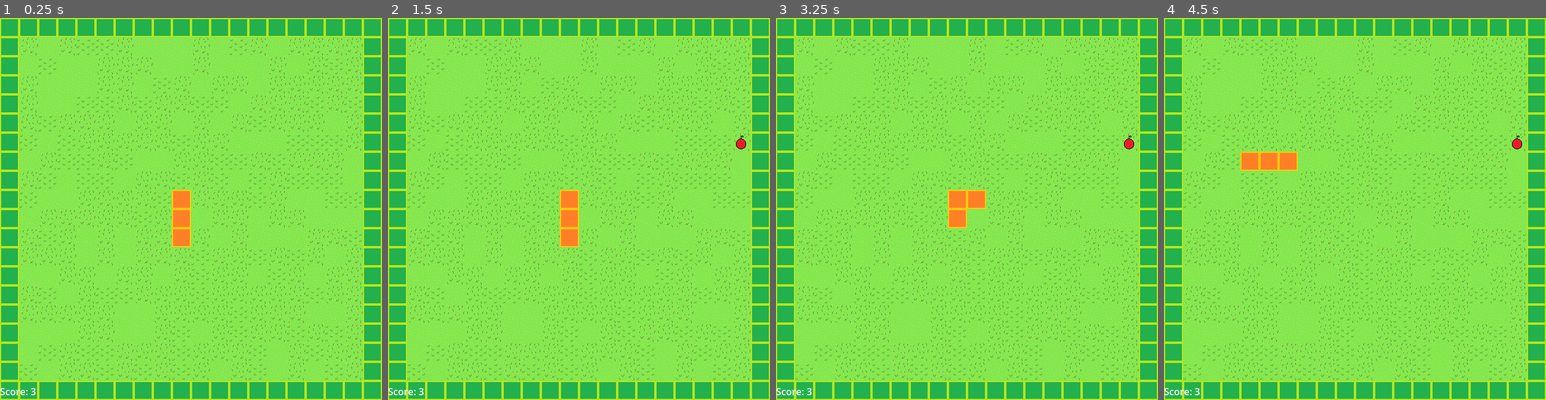
Above: before the commit, frames 1-4 (left to right).
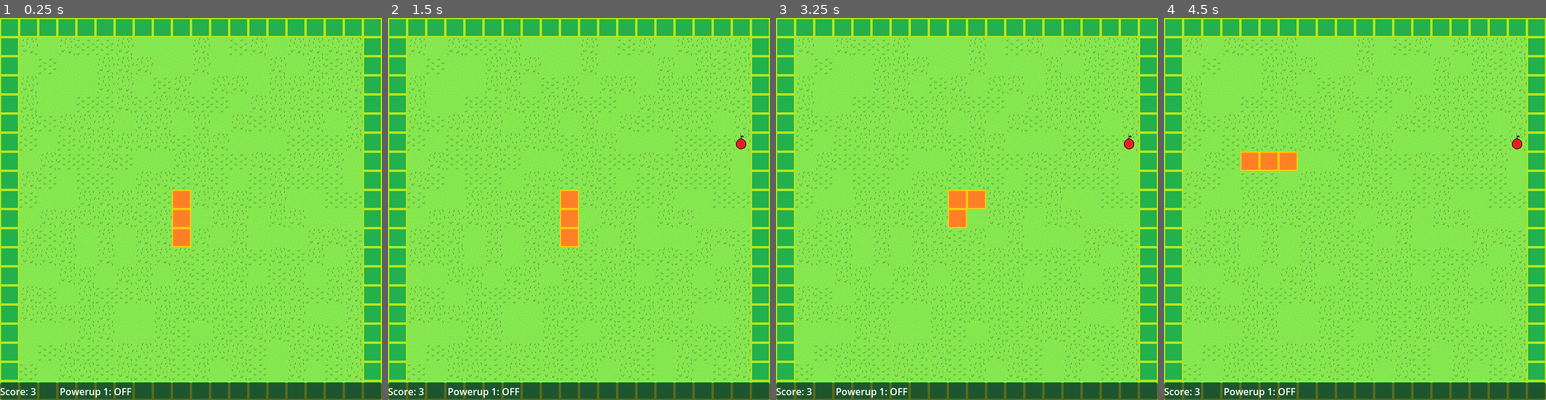
Above: after the commit, the same moments.

Repository: sethbabauta/snake-run
Game: Godot game, scene res://Scenes/snakeo.tscn
Two runs of this game, one before a commit and one after it. Both use one fixed random seed, a clock stepped at 60 frames per second and the inputs below. This scene is started directly instead of the project's main scene.
Inputs:
- Up to frame 1 (0.25 s): no input
- Up to frame 2 (1.5 s): tap Enter at 0.5 s; hold D (turn_right) 0.53-1.28 s; hold Shift (drop_item) 0.53-1.28 s; tap Space (use_item) at 1.25, 1.35 s; hold S (turn_down) from 1.28 s (still down)
- Up to frame 3 (3.25 s): tap Enter at 2 s; release S (turn_down) at 2.03 s; hold D (turn_right) 2.03-2.78 s; hold Shift (drop_item) 2.03-2.78 s; tap Space (use_item) at 2.75, 2.85 s; hold W (turn_up) from 2.78 s (still down)
- Up to frame 4 (4.5 s): release W (turn_up) at 3.53 s; hold Shift (drop_item) 3.53-4.28 s; hold A (turn_left) from 3.53 s (still down); tap Space (use_item) at 4.35 s

The runs differ from the first frame. In frame 1, 4.5% of the frame differs, in the area x 0-100%, y 95-100%; in frame 2, 4.5%; in frame 3, 4.5%; in frame 4, 4.5%.

Commit message:
make powerup timer

Diff:
--- a/Scenes/game_ui.tscn
+++ b/Scenes/game_ui.tscn
@@ -2,7 +2,7 @@
 
 [ext_resource type="Script" path="res://Scripts/main_ui.gd" id="1_2wlwj"]
 
-[node name="GameUI" type="Control" node_paths=PackedStringArray("score_label")]
+[node name="GameUI" type="Control" node_paths=PackedStringArray("score_label", "powerup_1_label")]
 z_index = 10
 layout_mode = 3
 anchors_preset = 15
@@ -11,14 +11,41 @@
 grow_horizontal = 2
 grow_vertical = 2
 script = ExtResource("1_2wlwj")
-score_label = NodePath("Score")
+score_label = NodePath("Panel/HBoxContainer/MarginContainer/Score")
+powerup_1_label = NodePath("Panel/HBoxContainer/MarginContainer2/Powerup1")
 
-[node name="Score" type="Label" parent="."]
+[node name="Panel" type="Panel" parent="."]
 layout_mode = 1
-anchors_preset = 2
+anchors_preset = 12
 anchor_top = 1.0
+anchor_right = 1.0
 anchor_bottom = 1.0
-offset_top = -26.0
-offset_right = 61.0
+offset_top = -29.0
+grow_horizontal = 2
 grow_vertical = 0
+
+[node name="HBoxContainer" type="HBoxContainer" parent="Panel"]
+layout_mode = 1
+anchors_preset = 15
+anchor_right = 1.0
+anchor_bottom = 1.0
+grow_horizontal = 2
+grow_vertical = 2
+
+[node name="MarginContainer" type="MarginContainer" parent="Panel/HBoxContainer"]
+layout_mode = 2
+theme_override_constants/margin_right = 35
+
+[node name="Score" type="Label" parent="Panel/HBoxContainer/MarginContainer"]
+layout_mode = 2
+size_flags_horizontal = 0
 text = "Score: 0"
+
+[node name="MarginContainer2" type="MarginContainer" parent="Panel/HBoxContainer"]
+layout_mode = 2
+
+[node name="Powerup1" type="Label" parent="Panel/HBoxContainer/MarginContainer2"]
+visible = false
+layout_mode = 2
+size_flags_horizontal = 4
+text = "Powerup 1: OFF"
--- a/Scenes/snakeo.tscn
+++ b/Scenes/snakeo.tscn
@@ -26,6 +26,9 @@
 
 [node name="GameUI" parent="." instance=ExtResource("5_m1c66")]
 
+[node name="Powerup1Timer" type="Timer" parent="."]
+one_shot = true
+
 [connection signal="SPEED_1" from="MoveTimer" to="Main" method="_on_move_timer_speed_1"]
 [connection signal="SPEED_2" from="MoveTimer" to="Main" method="_on_move_timer_speed_2"]
 [connection signal="SPEED_3" from="MoveTimer" to="Main" method="_on_move_timer_speed_3"]
--- a/Scripts/main.gd
+++ b/Scripts/main.gd
@@ -1,4 +1,6 @@
 class_name Main extends Node
+
+signal POWERUP_1_ACTIVATE
 
 @export var follow_camera: Camera2D
 @export var gamemode_node: Node
@@ -162,14 +164,7 @@
 
 
 func flip_apples_temporary(flip_seconds: int) -> void:
-	flip_apples()
-	await get_tree().create_timer(flip_seconds).timeout
-	flip_apples_back()
-
-	await get_tree().create_timer(1).timeout
-	var apples: Array = get_game_objects_of_name("Apple")
-	if not apples:
-		spawn_and_place_object("Apple")
+	POWERUP_1_ACTIVATE.emit(flip_seconds)
 
 
 func get_closest_player_controlled(
--- a/Scripts/main_ui.gd
+++ b/Scripts/main_ui.gd
@@ -1,11 +1,26 @@
 class_name MainUI extends Control
 
 @export var score_label: Label
+@export var powerup_1_label: Label
+
+var powerup_1_timer: Timer
+
 
 func _ready() -> void:
+	powerup_1_timer = get_node("../Powerup1Timer")
+
 	ScoreKeeper.SCORE_CHANGED.connect(_on_score_changed)
 	score_label.text = "Score: %d" % ScoreKeeper.score
 
 
+func _physics_process(delta: float) -> void:
+	if powerup_1_timer:
+		var time_left = str(ceil(powerup_1_timer.get_time_left()))
+		if powerup_1_timer.is_stopped():
+			powerup_1_label.text = "Powerup 1: OFF"
+		else:
+			powerup_1_label.text = "Powerup 1: " + time_left
+
+
 func _on_score_changed(new_score: int) -> void:
 	score_label.text = "Score: %d" % new_score
--- a/Scripts/snakeo.gd
+++ b/Scripts/snakeo.gd
@@ -2,14 +2,23 @@
 
 @export_file("*.tscn") var snakeo_death_screen
 @export var main_node: Main
+@export var powerup_1_timer: Timer
 
 const START_LENGTH = 3
 const DANGER_INTERVAL = 5
 const POWERUP_1_INTERVAL = 6
 
+var powerup_1_on: bool = false
+var game_ui: MainUI
+
 
 func _ready() -> void:
 	ScoreKeeper.SCORE_CHANGED.connect(_on_score_changed)
+	main_node.POWERUP_1_ACTIVATE.connect(_on_powerup_1_activate)
+
+	game_ui = get_node("GameUI")
+	game_ui.powerup_1_label.visible = true
+	powerup_1_timer = get_node("Powerup1Timer")
 
 	self.main_node.spawn_background()
 	var start_position: Vector2 = Utils.convert_simple_to_world_coordinates(Vector2(9, 9))
@@ -30,7 +39,26 @@
 
 
 func _on_score_changed(score: int) -> void:
+	if not powerup_1_timer.is_stopped():
+		return
+
 	if score % DANGER_INTERVAL == 0:
 		self.main_node.spawn_and_place_object("SlightlyPoisonousApple")
 	if score % POWERUP_1_INTERVAL == 0:
 		self.main_node.spawn_and_place_object("TempAppleFlipper")
+
+
+func _on_powerup_1_activate(flip_seconds: int) -> void:
+	ScoreKeeper.add_to_score(10)
+	if powerup_1_timer.is_stopped():
+		main_node.flip_apples()
+
+	powerup_1_timer.start(flip_seconds)
+	await powerup_1_timer.timeout
+
+	main_node.flip_apples_back()
+
+	await get_tree().create_timer(1).timeout
+	var apples: Array = main_node.get_game_objects_of_name("Apple")
+	if not apples:
+		main_node.spawn_and_place_object("Apple")
